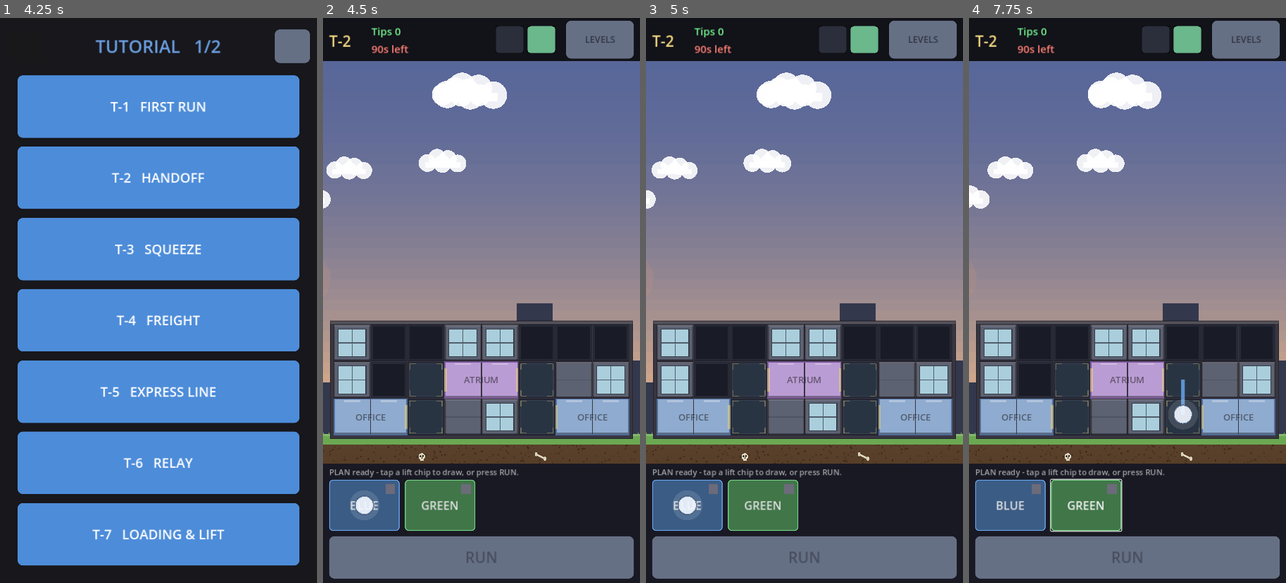
Above: before the commit, frames 1-4 (left to right).
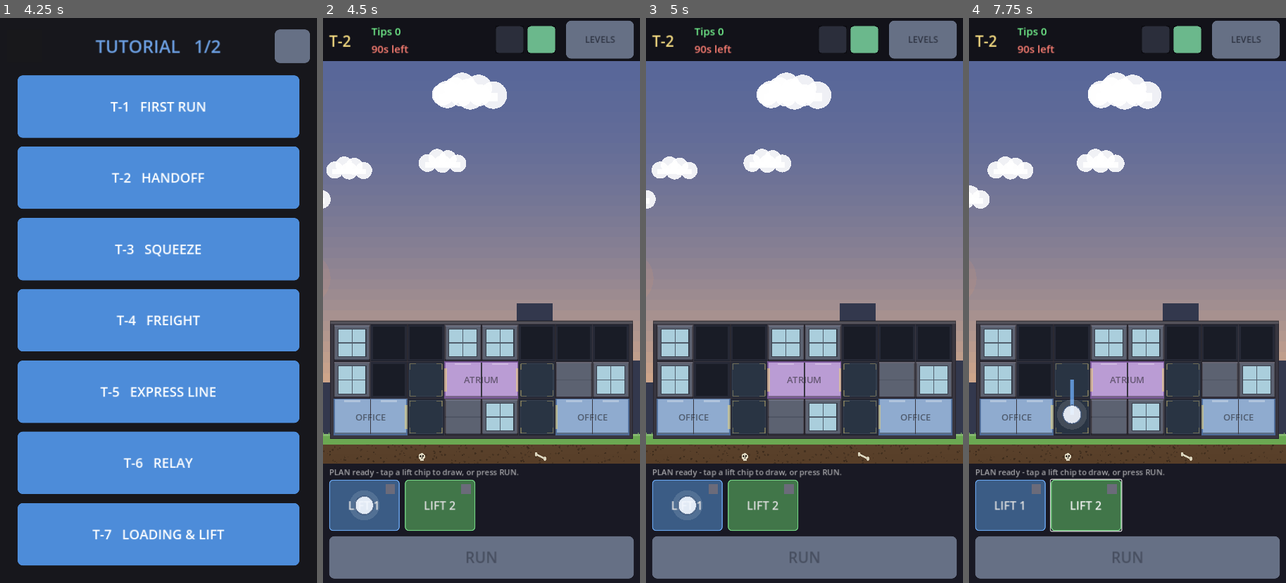
Above: after the commit, the same moments.

Repository: AlexEltonPym/elevator_game
Game: Godot game, scene res://scenes/v5_select.tscn
Two runs of this game, one before a commit and one after it. Both use one fixed random seed, a clock stepped at 60 frames per second and the inputs below.
Inputs (mouse positions are in pixels of both pictures, inside the frame that each line leads up to):
- Up to frame 1 (4.25 s): click (291, 46) at 0.52 s; click (25, 46) at 1.27 s; click "T-1 FIRST RUN" at 2 s; click "LIFT" at 2.75 s; click "LEVELS" at 3.5 s
- Up to frame 2 (4.5 s): click "T-2 HANDOFF" at 4.25 s
- Up to frame 3 (5 s): no input
- Up to frame 4 (7.75 s): click (1010, 503) at 5 s, where only the run before the commit has a clickable "BLUE"; click (1010, 503) at 5.75 s, where only the run after the commit has a clickable "LIFT 1"; click (1086, 503) at 6.5 s, where only the run before the commit has a clickable "GREEN"; click (1086, 503) at 7.25 s, where only the run after the commit has a clickable "LIFT 2"

Frame 1 is identical in both runs. In frame 2, 0.2% of the frame differs, in the area x 8-43%, y 85-88%; in frame 3, 0.2%; in frame 4, 1.1%, in the area x 8-73%, y 64-88%.

Commit message:
Rename lifts (LIFT / LIFT 1 / LIFT 2), swap T-2 demo colors, simplify T-4 docks
- Card names: all "LOCAL" -> "LIFT"; T-2/T-6 "BLUE"/"GREEN" -> "LIFT 1"/"LIFT 2".
- T-2 demo: swap the two locals so LIFT 1 (blue) draws the left shaft, LIFT 2
  (green) the right (swapped solution/demo/smoke route order; sim-neutral).
- T-4 (cargo tutorial): drop the right-side (col-6) dropoffs from cafe/lobby/
  both offices — each room now served from the left shaft only. Overlaps
  recomputed (those cells cap-6 dock -> cap-3 open).
- Re-verified: V5 SMOKE ALL PASS, T-2/T-4 0-lost & 4-star, FINGERPRINT5-ALL
  unchanged (4276812684). Web build re-exported.

Co-Authored-By: Claude Opus 4.8 <noreply@anthropic.com>

Diff:
--- a/scripts/v5/levels5.gd
+++ b/scripts/v5/levels5.gd
@@ -211,13 +211,13 @@
 					"drops": [{"cell": Vector2i(6, 0), "dir": L}]},
 		],
 		"cards": [
-			{"name": "BLUE", "type": "standard", "color": COL_A},
-			{"name": "GREEN", "type": "standard", "color": COL_B},
+			{"name": "LIFT 1", "type": "standard", "color": COL_A},
+			{"name": "LIFT 2", "type": "standard", "color": COL_B},
 		],
 		"quota": 12, "max_lost": 10, "shift": 90.0,
 		"stars": [160, 240, 300, 330],
-		"solution": [[[5, 1], [5, 0]], [[2, 1], [2, 0]]],
-		"demo": [[[5, 1], [5, 0]], [[2, 1], [2, 0]]],  # two lifts flanking the atrium: hand off across it
+		"solution": [[[2, 1], [2, 0]], [[5, 1], [5, 0]]],
+		"demo": [[[2, 1], [2, 0]], [[5, 1], [5, 0]]],  # LIFT 1 (blue) left, LIFT 2 (green) right — hand off across the atrium
 		"sols": [[[[2, 0], [2, 1]], [[5, 0], [5, 1]]], [[[5, 1], [5, 0]], [[2, 1], [2, 0]]], [[[5, 1], [5, 0]], [[2, 1], [2, 0]]], [[[5, 1], [5, 0]], [[2, 1], [2, 0]]]],
 		"spawn": {"interval_start": 2.8, "interval_end": 2.4, "ramp": 55.0,
 				"burst_min": 1, "burst_max": 2, "gap": 0.9},
@@ -259,8 +259,8 @@
 		"id": "T-4", "world": "TUTORIAL", "name": "Freight",
 		"cols": 7, "rows": 7, "blocked": [Vector2i(0, 4), Vector2i(0, 5), Vector2i(1, 2), Vector2i(1, 4), Vector2i(1, 6), Vector2i(5, 3)],
 		"overlaps": [
-			{"cells": [Vector2i(0, 2), Vector2i(0, 3), Vector2i(0, 6) …(230 unchanged characters)… or2i(5, 1), Vector2i(5, 5), Vector2i(6, 1), Vector2i(6, 3), Vector2i(6, 5)], "max": 3},
-			{"cells": [Vector2i(2, 0), Vector2i(3, 6), Vector2i(6, 6), Vector2i(3, 0), Vector2i(6, 0), Vector2i(3, 2), Vector2i(6, 2), Vector2i(3, 4), Vector2i(6, 4)], "max": 6},
+			{"cells": [Vector2i(0, 2), Vector2i(0, 3), Vector2i(0, 6) …(230 unchanged characters)… or2i(5, 1), Vector2i(5, 5), Vector2i(6, 0), Vector2i(6, 1), Vector2i(6, 2), Vector2i(6, 3), Vector2i(6, 4), Vector2i(6, 5), Vector2i(6, 6)], "max": 3},
+			{"cells": [Vector2i(2, 0), Vector2i(3, 6), Vector2i(3, 0), Vector2i(3, 2), Vector2i(3, 4)], "max": 6},
 		],
 		"rooms": [
 			{"type": "delivery", "cells": [
@@ -269,24 +269,20 @@
 						{"cell": Vector2i(1, 0), "dir": R}]},
 			{"type": "cafe", "cells": [Vector2i(4, 6), Vector2i(5, 6)],
 					"drops": [
-						{"cell": Vector2i(4, 6), "dir": L},
-						{"cell": Vector2i(5, 6), "dir": R}]},
+						{"cell": Vector2i(4, 6), "dir": L}]},
 			{"type": "lobby", "cells": [Vector2i(4, 0), Vector2i(5, 0)],
 					"drops": [
-						{"cell": Vector2i(4, 0), "dir": L},
-						{"cell": Vector2i(5, 0), "dir": R}]},
+						{"cell": Vector2i(4, 0), "dir": L}]},
 			{"type": "office", "cells": [Vector2i(4, 2), Vector2i(5, 2)],
 					"drops": [
-						{"cell": Vector2i(4, 2), "dir": L},
-						{"cell": Vector2i(5, 2), "dir": R}]},
+						{"cell": Vector2i(4, 2), "dir": L}]},
 			{"type": "office", "cells": [Vector2i(4, 4), Vector2i(5, 4)],
 					"drops": [
-						{"cell": Vector2i(4, 4), "dir": L},
-						{"cell": Vector2i(5, 4), "dir": R}]},
+						{"cell": Vector2i(4, 4), "dir": L}]},
 		],
 		"cards": [
 			{"name": "CARGO", "type": "cargo", "color": COL_D},
-			{"name": "LOCAL", "type": "standard", "color": COL_A},
+			{"name": "LIFT", "type": "standard", "color": COL_A},
 		],
 		"quota": 15, "max_lost": 8, "shift": 90.0,
 		"stars": [160, 230, 290, 315],
@@ -322,7 +318,7 @@
 		],
 		"cards": [
 			{"name": "EXPRESS", "type": "express", "color": COL_C},
-			{"name": "LOCAL", "type": "standard", "color": COL_A},
+			{"name": "LIFT", "type": "standard", "color": COL_A},
 		],
 		"quota": 16, "max_lost": 10, "shift": 90.0,
 		"stars": [200, 290, 370, 410],
@@ -355,8 +351,8 @@
 					"drops": [{"cell": Vector2i(6, 4), "dir": L}]},
 		],
 		"cards": [
-			{"name": "BLUE", "type": "standard", "color": COL_A},
-			{"name": "GREEN", "type": "standard", "color": COL_B},
+			{"name": "LIFT 1", "type": "standard", "color": COL_A},
+			{"name": "LIFT 2", "type": "standard", "color": COL_B},
 		],
 		"quota": 16, "max_lost": 12, "shift": 90.0,
 		"stars": [190, 280, 350, 390],
@@ -381,7 +377,7 @@
 			{"type": "office", "cells": [Vector2i(2, 5), Vector2i(1, 5)], "drops": [{"cell": Vector2i(1, 5), "dir": L}]},
 		],
 		"cards": [
-			{"name": "LOCAL", "type": "standard", "color": COL_A},
+			{"name": "LIFT", "type": "standard", "color": COL_A},
 			{"name": "EXPRESS", "type": "express", "color": COL_D, "speed": 1500.0, "accel": 1200.0},
 			{"name": "CARGO", "type": "cargo", "color": COL_C, "speed": 100.0, "accel": 80.0},
 		],
@@ -409,7 +405,7 @@
 			{"type": "office", "cells": [Vector2i(0, 3), Vector2i(1, 3)], "drops": [{"cell": Vector2i(1, 3), "dir": R}]},
 		],
 		"cards": [
-			{"name": "LOCAL", "type": "standard", "color": COL_A},
+			{"name": "LIFT", "type": "standard", "color": COL_A},
 			{"name": "EXPRESS", "type": "express", "color": COL_D, "speed": 1500.0, "accel": 1200.0},
 			{"name": "CARGO", "type": "cargo", "color": COL_C, "speed": 100.0, "accel": 80.0},
 		],
@@ -435,7 +431,7 @@
 			{"type": "office", "cells": [Vector2i(3, 0), Vector2i(2, 0)], "drops": [{"cell": Vector2i(2, 0), "dir": L}]},
 		],
 		"cards": [
-			{"name": "LOCAL", "type": "standard", "color": COL_A},
+			{"name": "LIFT", "type": "standard", "color": COL_A},
 			{"name": "EXPRESS", "type": "express", "color": COL_D, "speed": 1500.0, "accel": 1200.0},
 			{"name": "CARGO", "type": "cargo", "color": COL_C, "speed": 100.0, "accel": 80.0},
 		],
@@ -461,7 +457,7 @@
 			{"type": "office", "cells": [Vector2i(5, 8), Vector2i(6, 8)], "drops": [{"cell": Vector2i(6, 8), "dir": R}]},
 		],
 		"cards": [
-			{"name": "LOCAL", "type": "standard", "color": COL_A},
+			{"name": "LIFT", "type": "standard", "color": COL_A},
 			{"name": "EXPRESS", "type": "express", "color": COL_D, "speed": 1500.0, "accel": 1200.0},
 			{"name": "CARGO", "type": "cargo", "color": COL_C, "speed": 100.0, "accel": 80.0},
 		],
@@ -488,7 +484,7 @@
 			{"type": "atrium", "cells": [Vector2i(4, 3), Vector2i(5, 3), Vector2i(6, 3)], "drops": [{"cell": Vector2i(4, 3), "dir": L}, {"cell": Vector2i(6, 3), "dir": R}]},
 		],
 		"cards": [
-			{"name": "LOCAL", "type": "standard", "color": COL_A},
+			{"name": "LIFT", "type": "standard", "color": COL_A},
 			{"name": "EXPRESS", "type": "express", "color": COL_D, "speed": 1500.0, "accel": 1200.0},
 			{"name": "CARGO", "type": "cargo", "color": COL_C, "speed": 100.0, "accel": 80.0},
 		],
@@ -514,7 +510,7 @@
 			{"type": "office", "cells": [Vector2i(5, 3), Vector2i(6, 3)], "drops": [{"cell": Vector2i(6, 3), "dir": R}]},
 		],
 		"cards": [
-			{"name": "LOCAL", "type": "standard", "color": COL_A},
+			{"name": "LIFT", "type": "standard", "color": COL_A},
 			{"name": "EXPRESS", "type": "express", "color": COL_D, "speed": 1500.0, "accel": 1200.0},
 			{"name": "CARGO", "type": "cargo", "color": COL_C, "speed": 100.0, "accel": 80.0},
 		],
@@ -541,7 +537,7 @@
 			{"type": "atrium", "cells": [Vector2i(5, 3), Vector2i(6, 3), Vector2i(7, 3)], "drops": [{"cell": Vector2i(5, 3), "dir": L}, {"cell": Vector2i(7, 3), "dir": R}]},
 		],
 		"cards": [
-			{"name": "LOCAL", "type": "standard", "color": COL_A},
+			{"name": "LIFT", "type": "standard", "color": COL_A},
 			{"name": "EXPRESS", "type": "express", "color": COL_D, "speed": 1500.0, "accel": 1200.0},
 			{"name": "CARGO", "type": "cargo", "color": COL_C, "speed": 100.0, "accel": 80.0},
 		],
@@ -568,7 +564,7 @@
 			{"type": "office", "cells": [Vector2i(8, 3), Vector2i(7, 3)], "drops": [{"cell": Vector2i(7, 3), "dir": L}]},
 		],
 		"cards": [
-			{"name": "LOCAL", "type": "standard", "color": COL_A},
+			{"name": "LIFT", "type": "standard", "color": COL_A},
 			{"name": "EXPRESS", "type": "express", "color": COL_D, "speed": 1500.0, "accel": 1200.0},
 			{"name": "CARGO", "type": "cargo", "color": COL_C, "speed": 100.0, "accel": 80.0},
 		],
@@ -595,7 +591,7 @@
 			{"type": "office", "cells": [Vector2i(7, 6), Vector2i(6, 6)], "drops": [{"cell": Vector2i(6, 6), "dir": L}]},
 		],
 		"cards": [
-			{"name": "LOCAL", "type": "standard", "color": COL_A},
+			{"name": "LIFT", "type": "standard", "color": COL_A},
 			{"name": "EXPRESS", "type": "express", "color": COL_D, "speed": 1500.0, "accel": 1200.0},
 			{"name": "CARGO", "type": "cargo", "color": COL_C, "speed": 100.0, "accel": 80.0},
 		],
@@ -623,7 +619,7 @@
 			{"type": "office", "cells": [Vector2i(7, 3), Vector2i(6, 3)], "drops": [{"cell": Vector2i(6, 3), "dir": L}]},
 		],
 		"cards": [
-			{"name": "LOCAL", "type": "standard", "color": COL_A},
+			{"name": "LIFT", "type": "standard", "color": COL_A},
 			{"name": "EXPRESS", "type": "express", "color": COL_D, "speed": 1500.0, "accel": 1200.0},
 			{"name": "CARGO", "type": "cargo", "color": COL_C, "speed": 100.0, "accel": 80.0},
 		],
@@ -649,7 +645,7 @@
 			{"type": "office", "cells": [Vector2i(0, 2), Vector2i(1, 2)], "drops": [{"cell": Vector2i(1, 2), "dir": R}]},
 		],
 		"cards": [
-			{"name": "LOCAL", "type": "standard", "color": COL_A},
+			{"name": "LIFT", "type": "standard", "color": COL_A},
 			{"name": "EXPRESS", "type": "express", "color": COL_D, "speed": 1500.0, "accel": 1200.0},
 			{"name": "CARGO", "type": "cargo", "color": COL_C, "speed": 100.0, "accel": 80.0},
 		],
--- a/tests/v5_smoke.gd
+++ b/tests/v5_smoke.gd
@@ -37,8 +37,8 @@
 		"T-1":
 			return [_c([[2,0],[2,1],[2,2],[2,3],[2,4]])]
 		"T-2":
-			return [_c([[5,1],[5,0]]),
-					_c([[2,1],[2,0]])]
+			return [_c([[2,1],[2,0]]),
+					_c([[5,1],[5,0]])]
 		"T-3":
 			return [_c([[3,8],[3,7],[3,6],[3,5],[3,4],[3,3],[3,2],[3,1],[3,0],[2,0]]),
 					_c([[2,0],[2,1],[2,2],[2,3],[2,4],[2,5],[2,6],[2,7],[2,8],[3,8]])]
Not shown, changed: docs/index.html
Not shown, changed: docs/index.pck
